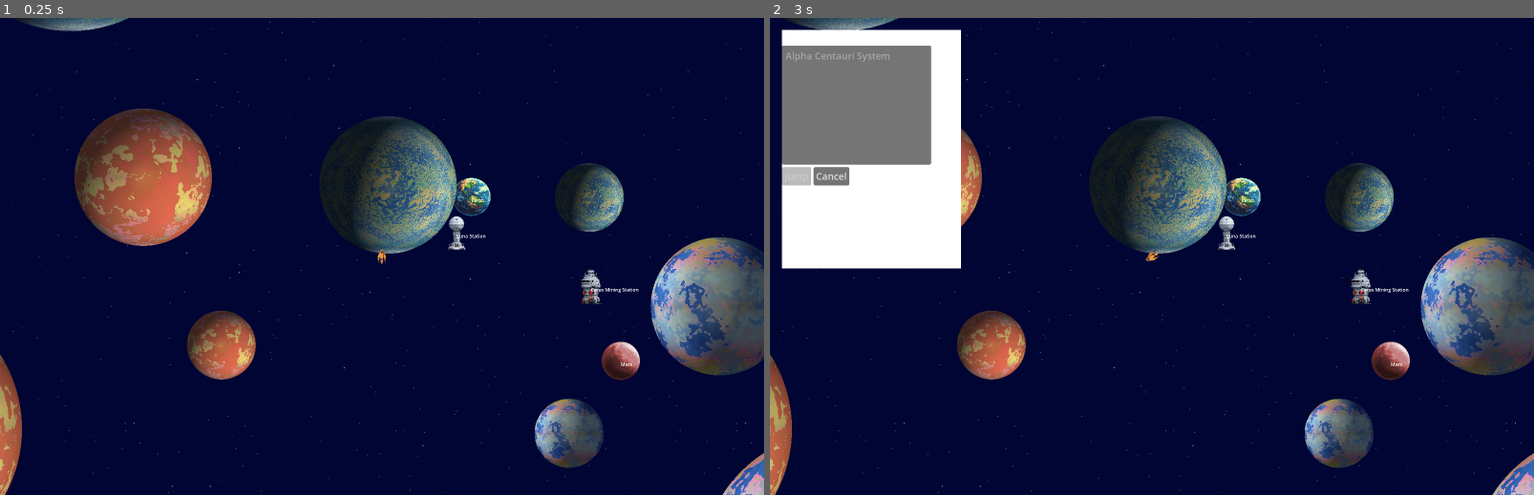
Above: before the commit, frames 1-2 (left to right).
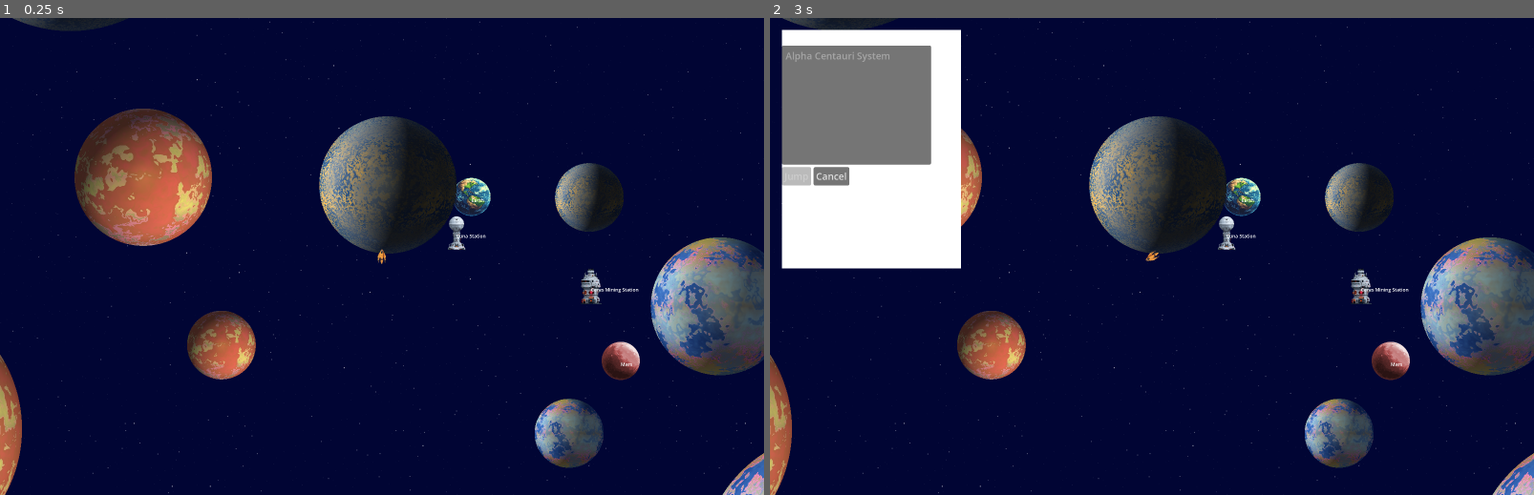
Above: after the commit, the same moments.

Repository: krets/GN_Prototype
Game: Godot game, scene res://scenes/Main.tscn
Same seed, same stepped clock (60 frames per second), same inputs: the game is played once before the commit and once after it.
Inputs:
- Up to frame 1 (0.25 s): no input
- Up to frame 2 (3 s): tap Enter at 0.5, 2.75 s; hold Right (turn_right) 0.53-1.25 s; hold H (hyperspace) 0.53-1.25 s; click "Cancel" at 1.25 s; tap Space (interact) at 2, 2.1 s; hold Left (turn_left) 2.03-2.78 s; hold Right (turn_right) from 2.78 s (still down); hold H (hyperspace) from 2.78 s (still down)

The runs differ from the first frame. In frame 1, 5.0% of the frame differs, in the area x 1-82%, y 0-50%; in frame 2, 5.0%.

Commit message:
Small planet tweaks

Diff:
--- a/scenes/PlanetGenerator.tscn
+++ b/scenes/PlanetGenerator.tscn
@@ -119,7 +119,7 @@
 shader_parameter/variation_tint = Color(0.2, 0.5, 0.8, 1)
 
 [sub_resource type="ShaderMaterial" id="ShaderMaterial_hau3t"]
-shader = ExtResource("7_p7bx3")
+shader = ExtResource("2_vev66")
 shader_parameter/planet_radius = 0.45
 shader_parameter/edge_softness = 0.0
 shader_parameter/uv_offset_x = 0.0
@@ -128,12 +128,15 @@
 shader_parameter/terrain_seed = 209.262
 shader_parameter/river_seed = 456.0
 shader_parameter/detail_seed = 789.0
+shader_parameter/cloud_seed = 999.0
 shader_parameter/output_mode = 0
 shader_parameter/normal_map_intensity = 0.1
-shader_parameter/sphere_strength = -5.0
-shader_parameter/light_direction = Vector2(0.935, 0.3)
+shader_parameter/sphere_strength = -1.901
+shader_parameter/light_direction = Vector2(-2.04, -0.385)
 shader_parameter/light_intensity = 1.224
 shader_parameter/light_color = Color(1, 0.95, 0.8, 1)
+shader_parameter/shadow_tint = Color(0.5, 0.6, 0.8, 1)
+shader_parameter/shadow_tint_strength = 0.2
 shader_parameter/ambient_light = 0.157
 shader_parameter/ambient_color = Color(0.4, 0.6, 1, 1)
 shader_parameter/rim_light_intensity = 1.129
@@ -142,6 +145,8 @@
 shader_parameter/continent_scale = 3.478
 shader_parameter/continent_threshold = 0.492
 shader_parameter/continent_sharpness = 0.256
+shader_parameter/continent_octaves = 5.617
+shader_parameter/continent_persistence = 0.6
 shader_parameter/ocean_depth = 0.592
 shader_parameter/warp_strength = 1.747
 shader_parameter/warp_scale = 20.0
@@ -149,23 +154,42 @@
 shader_parameter/terrain_strength = 1.556
 shader_parameter/terrain_octaves = 6.763
 shader_parameter/terrain_persistence = 7.24
+shader_parameter/terrain_softness = 0.1
 shader_parameter/detail_scale = 8.0
 shader_parameter/detail_strength = 0.2
 shader_parameter/detail_octaves = 2.0
+shader_parameter/mountain_threshold = 0.7
+shader_parameter/highland_threshold = 0.4
+shader_parameter/cloud_coverage = 0.541
+shader_parameter/cloud_scale = 2.069
+shader_parameter/cloud_stretch_x = 1.0
+shader_parameter/cloud_stretch_y = 1.0
+shader_parameter/cloud_octaves = 5.54
+shader_parameter/cloud_persistence = 0.704
+shader_parameter/cloud_density = 0.826
+shader_parameter/cloud_sharpness = 0.1
+shader_parameter/cloud_color = Color(0.529622, 0.586812, 0.70032, 1)
+shader_parameter/cloud_shadow_color = Color(0.7, 0.7, 0.8, 1)
+shader_parameter/cloud_opacity = 0.7
+shader_parameter/cloud_shadow_strength = 0.827
+shader_parameter/cloud_offset_x = 0.677
+shader_parameter/cloud_offset_y = 0.0
 shader_parameter/river_scale = 5.946
 shader_parameter/river_strength = 1.296
 shader_parameter/river_width = 0.1
-shader_parameter/ice_cap_size = 0.05
-shader_parameter/ice_cap_softness = 0.05
-shader_parameter/desert_latitude = 0.4
-shader_parameter/desert_width = 0.15
-shader_parameter/desert_intensity = 0.7
+shader_parameter/river_octaves = 2.735
+shader_parameter/river_persistence = 0.5
+shader_parameter/ice_cap_size = 0.0
+shader_parameter/ice_cap_softness = 0.556
+shader_parameter/desert_latitude = 0.29
+shader_parameter/desert_width = 0.21
+shader_parameter/desert_intensity = 1.451
 shader_parameter/deep_ocean_color = Color(0.1, 0.2, 0.4, 1)
 shader_parameter/shallow_water_color = Color(0.2, 0.4, 0.6, 1)
 shader_parameter/river_color = Color(0.3, 0.5, 0.7, 1)
-shader_parameter/mountain_color = Color(0.559782, 0.365912, 0.297559, 1)
-shader_parameter/highland_color = Color(0.156034, 0.501437, 0.450027, 1)
-shader_parameter/lowland_color = Color(0.2, 0.6, 0.3, 1)
+shader_parameter/mountain_color = Color(0.544294, 0.374799, 0.305075, 1)
+shader_parameter/highland_color = Color(0.457889, 0.434772, 0.405382, 1)
+shader_parameter/lowland_color = Color(0.471, 0.6, 0.342, 1)
 shader_parameter/desert_color = Color(0.8, 0.6, 0.3, 1)
 shader_parameter/ice_color = Color(0.9, 0.95, 1, 1)
 shader_parameter/coastal_blend = 0.03
@@ -232,7 +256,7 @@
 shader_parameter/cloud_offset_x = 0.0
 shader_parameter/cloud_offset_y = 0.0
 shader_parameter/river_scale = 14.128
-shader_parameter/river_strength = 2.213
+shader_parameter/river_strength = 1.293
 shader_parameter/river_width = 0.209
 shader_parameter/river_octaves = 6.0
 shader_parameter/river_persistence = 0.5
@@ -391,7 +415,7 @@
 shader_parameter/variation_tint = Color(0.2, 0.5, 0.8, 1)
 
 [sub_resource type="ShaderMaterial" id="ShaderMaterial_vev66"]
-shader = ExtResource("2_hau3t")
+shader = ExtResource("2_vev66")
 shader_parameter/planet_radius = 0.45
 shader_parameter/edge_softness = 0.0
 shader_parameter/uv_offset_x = 1.278
@@ -405,13 +429,15 @@
 shader_parameter/normal_map_intensity = 0.1
 shader_parameter/sphere_strength = -1.25
 shader_parameter/light_direction = Vector2(-0.475, 0.54)
-shader_parameter/light_intensity = 1.368
-shader_parameter/light_color = Color(0.694024, 0.840134, 0.744273, 1)
-shader_parameter/ambient_light = 0.262
+shader_parameter/light_intensity = 1.272
+shader_parameter/light_color = Color(1, 0.95, 0.8, 1)
+shader_parameter/shadow_tint = Color(0.198515, 0.276132, 0.685557, 1)
+shader_parameter/shadow_tint_strength = 0.488
+shader_parameter/ambient_light = 0.185
 shader_parameter/ambient_color = Color(0.4, 0.6, 1, 1)
-shader_parameter/rim_light_intensity = 0.953
+shader_parameter/rim_light_intensity = 1.943
 shader_parameter/rim_light_color = Color(0.8, 0.9, 1, 1)
-shader_parameter/rim_light_falloff = 1.765
+shader_parameter/rim_light_falloff = 2.123
 shader_parameter/continent_scale = 2.043
 shader_parameter/continent_threshold = 0.515
 shader_parameter/continent_sharpness = 0.112
@@ -431,41 +457,124 @@
 shader_parameter/mountain_threshold = 0.574
 shader_parameter/highland_threshold = 0.489
 shader_parameter/cloud_coverage = 0.452
-shader_parameter/cloud_scale = 8.673
-shader_parameter/cloud_stretch_x = 0.656
+shader_parameter/cloud_scale = 10.417
+shader_parameter/cloud_stretch_x = 0.797
 shader_parameter/cloud_stretch_y = 1.5
-shader_parameter/cloud_octaves = 5.476
-shader_parameter/cloud_persistence = 0.491
-shader_parameter/cloud_density = 0.807
-shader_parameter/cloud_sharpness = 0.131
+shader_parameter/cloud_octaves = 10.575
+shader_parameter/cloud_persistence = 0.56
+shader_parameter/cloud_density = 0.948
+shader_parameter/cloud_sharpness = 0.256
 shader_parameter/cloud_color = Color(1, 1, 1, 1)
 shader_parameter/cloud_shadow_color = Color(0.7, 0.7, 0.8, 1)
 shader_parameter/cloud_opacity = 0.732
 shader_parameter/cloud_shadow_strength = 0.575
-shader_parameter/cloud_offset_x = 0.626
+shader_parameter/cloud_offset_x = 1.022
 shader_parameter/cloud_offset_y = 0.55
-shader_parameter/river_scale = 11.137
-shader_parameter/river_strength = 0.29
-shader_parameter/river_width = 0.05
+shader_parameter/river_scale = 2.747
+shader_parameter/river_strength = 1.39
+shader_parameter/river_width = 0.01
+shader_parameter/river_octaves = 11.313
+shader_parameter/river_persistence = 0.48
 shader_parameter/ice_cap_size = 0.003
 shader_parameter/ice_cap_softness = 0.195
 shader_parameter/desert_latitude = 0.373
 shader_parameter/desert_width = 0.221
 shader_parameter/desert_intensity = 0.828
 shader_parameter/deep_ocean_color = Color(0.1, 0.2, 0.4, 1)
-shader_parameter/shallow_water_color = Color(0.155413, 0.326967, 0.497872, 1)
-shader_parameter/river_color = Color(0.232193, 0.410266, 0.587058, 1)
-shader_parameter/mountain_color = Color(0.244069, 0.480287, 0.318699, 1)
-shader_parameter/highland_color = Color(0.335695, 0.491656, 0.203652, 1)
-shader_parameter/lowland_color = Color(0.2, 0.6, 0.3, 1)
-shader_parameter/desert_color = Color(0.8, 0.6, 0.3, 1)
+shader_parameter/shallow_water_color = Color(0.2, 0.4, 0.6, 1)
+shader_parameter/river_color = Color(0.3481, 0.545652, 0.59, 1)
+shader_parameter/mountain_color = Color(0.5, 0.4, 0.3, 1)
+shader_parameter/highland_color = Color(0.227021, 0.385639, 0.14776, 1)
+shader_parameter/lowland_color = Color(0.13675, 0.425229, 0.207676, 1)
+shader_parameter/desert_color = Color(0.903055, 0.706475, 0.422771, 1)
 shader_parameter/ice_color = Color(0.9, 0.95, 1, 1)
-shader_parameter/coastal_blend = 0.016
+shader_parameter/coastal_blend = 0.067
 shader_parameter/beach_color = Color(0.7, 0.6, 0.4, 1)
 shader_parameter/core_color = Color(1, 0.8, 0.3, 1)
 shader_parameter/core_size = 0.723
 shader_parameter/color_variation = 0.0
-shader_parameter/variation_tint = Color(0.841025, 0.0422698, 0.624655, 1)
+shader_parameter/variation_tint = Color(0.2, 0.5, 0.8, 1)
+
+[sub_resource type="ShaderMaterial" id="ShaderMaterial_gc1oo"]
+shader = ExtResource("2_vev66")
+shader_parameter/planet_radius = 0.391
+shader_parameter/edge_softness = 0.0
+shader_parameter/uv_offset_x = -0.332
+shader_parameter/uv_offset_y = 0.486
+shader_parameter/continent_seed = 42.0
+shader_parameter/terrain_seed = 123.0
+shader_parameter/river_seed = 456.0
+shader_parameter/detail_seed = 789.0
+shader_parameter/cloud_seed = 999.0
+shader_parameter/output_mode = 0
+shader_parameter/normal_map_intensity = 0.1
+shader_parameter/sphere_strength = -1.25
+shader_parameter/light_direction = Vector2(-0.87, 0.87)
+shader_parameter/light_intensity = 1.495
+shader_parameter/light_color = Color(1, 1, 1, 1)
+shader_parameter/shadow_tint = Color(0.5, 0.6, 0.8, 1)
+shader_parameter/shadow_tint_strength = 0.2
+shader_parameter/ambient_light = 0.214
+shader_parameter/ambient_color = Color(0.4, 0.6, 1, 1)
+shader_parameter/rim_light_intensity = 0.25
+shader_parameter/rim_light_color = Color(0.8, 0.9, 1, 1)
+shader_parameter/rim_light_falloff = 2.0
+shader_parameter/continent_scale = 3.478
+shader_parameter/continent_threshold = 0.546
+shader_parameter/continent_sharpness = 0.5
+shader_parameter/continent_octaves = 6.824
+shader_parameter/continent_persistence = 0.6
+shader_parameter/ocean_depth = 0.911
+shader_parameter/warp_strength = 0.15
+shader_parameter/warp_scale = 5.0
+shader_parameter/terrain_scale = 5.0
+shader_parameter/terrain_strength = 0.75
+shader_parameter/terrain_octaves = 3.0
+shader_parameter/terrain_persistence = 0.5
+shader_parameter/terrain_softness = 0.1
+shader_parameter/detail_scale = 8.0
+shader_parameter/detail_strength = 0.2
+shader_parameter/detail_octaves = 2.0
+shader_parameter/mountain_threshold = 0.7
+shader_parameter/highland_threshold = 0.4
+shader_parameter/cloud_coverage = 0.4
+shader_parameter/cloud_scale = 4.0
+shader_parameter/cloud_stretch_x = 1.0
+shader_parameter/cloud_stretch_y = 1.0
+shader_parameter/cloud_octaves = 3.0
+shader_parameter/cloud_persistence = 0.664
+shader_parameter/cloud_density = 1.107
+shader_parameter/cloud_sharpness = 0.1
+shader_parameter/cloud_color = Color(1, 1, 1, 1)
+shader_parameter/cloud_shadow_color = Color(0.7, 0.7, 0.8, 1)
+shader_parameter/cloud_opacity = 0.7
+shader_parameter/cloud_shadow_strength = 0.3
+shader_parameter/cloud_offset_x = 1.24
+shader_parameter/cloud_offset_y = 0.268
+shader_parameter/river_scale = 0.5
+shader_parameter/river_strength = 0.05
+shader_parameter/river_width = 0.05
+shader_parameter/river_octaves = 2.0
+shader_parameter/river_persistence = 0.5
+shader_parameter/ice_cap_size = 0.05
+shader_parameter/ice_cap_softness = 0.05
+shader_parameter/desert_latitude = 0.4
+shader_parameter/desert_width = 0.15
+shader_parameter/desert_intensity = 0.7
+shader_parameter/deep_ocean_color = Color(0.1, 0.2, 0.4, 1)
+shader_parameter/shallow_water_color = Color(0.2, 0.4, 0.6, 1)
+shader_parameter/river_color = Color(0.3, 0.5, 0.7, 1)
+shader_parameter/mountain_color = Color(0.5, 0.4, 0.3, 1)
+shader_parameter/highland_color = Color(0.3, 0.5, 0.2, 1)
+shader_parameter/lowland_color = Color(0.2, 0.6, 0.3, 1)
+shader_parameter/desert_color = Color(0.8, 0.6, 0.3, 1)
+shader_parameter/ice_color = Color(0.9, 0.95, 1, 1)
+shader_parameter/coastal_blend = 0.03
+shader_parameter/beach_color = Color(0.7, 0.6, 0.4, 1)
+shader_parameter/core_color = Color(1, 0.8, 0.3, 1)
+shader_parameter/core_size = 0.5
+shader_parameter/color_variation = 0.2
+shader_parameter/variation_tint = Color(0.2, 0.5, 0.8, 1)
 
 [node name="PlanetGenerator" type="Node2D"]
 
@@ -629,3 +738,10 @@
 offset_top = 241.0
 offset_right = 5634.0
 offset_bottom = 4337.0
+
+[node name="ColorRect30" type="ColorRect" parent="."]
+material = SubResource("ShaderMaterial_gc1oo")
+offset_left = -10483.0
+offset_top = 2986.0
+offset_right = -6387.0
+offset_bottom = 7082.0
--- a/shaders/PlanetShader_Stage9.gdshader
+++ b/shaders/PlanetShader_Stage9.gdshader
@@ -84,7 +84,7 @@
 uniform float cloud_scale : hint_range(0.5, 20.0) = 4.0;
 uniform float cloud_stretch_x : hint_range(0.1, 5.0) = 1.0;
 uniform float cloud_stretch_y : hint_range(0.1, 5.0) = 1.0;
-uniform float cloud_octaves : hint_range(1, 6) = 3;
+uniform float cloud_octaves : hint_range(1, 20) = 3;
 uniform float cloud_persistence : hint_range(0.1, 1.0) = 0.5;
 uniform float cloud_density : hint_range(0.0, 2.0) = 0.8;
 uniform float cloud_sharpness : hint_range(0.01, 0.5) = 0.1;
@@ -104,7 +104,7 @@
 uniform float river_scale : hint_range(2.0, 15.0) = 0.5;
 uniform float river_strength : hint_range(0.0, 3) = 0.05;
 uniform float river_width : hint_range(0.01, 2) = 0.05;
-uniform float river_octaves : hint_range(1, 6) = 2;
+uniform float river_octaves : hint_range(1, 20) = 2;
 uniform float river_persistence : hint_range(0.1, 1.0) = 0.5;
 
 // Polar ice caps
Not shown: 1 places in scenes/PlanetGenerator.tscn that only renumber resources
